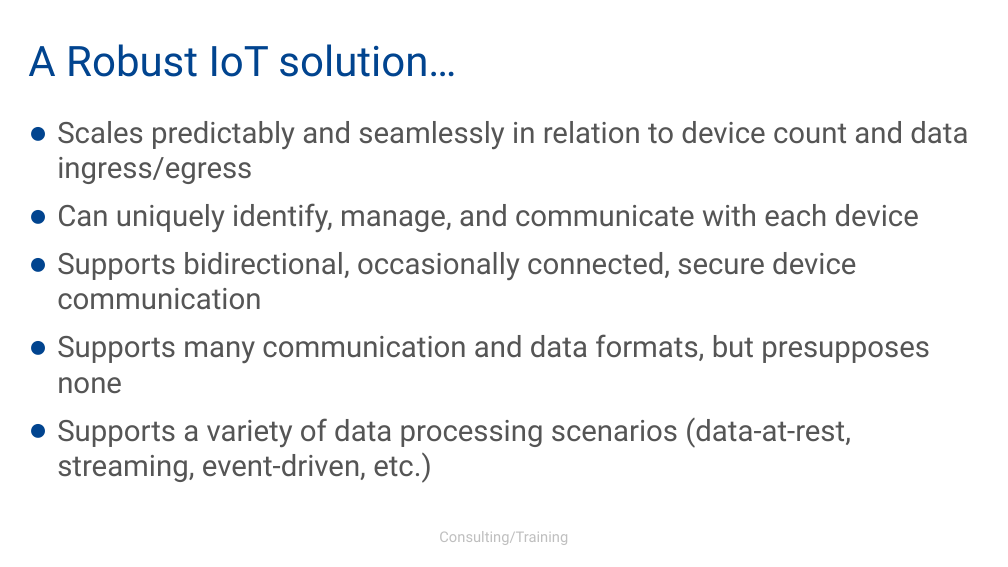
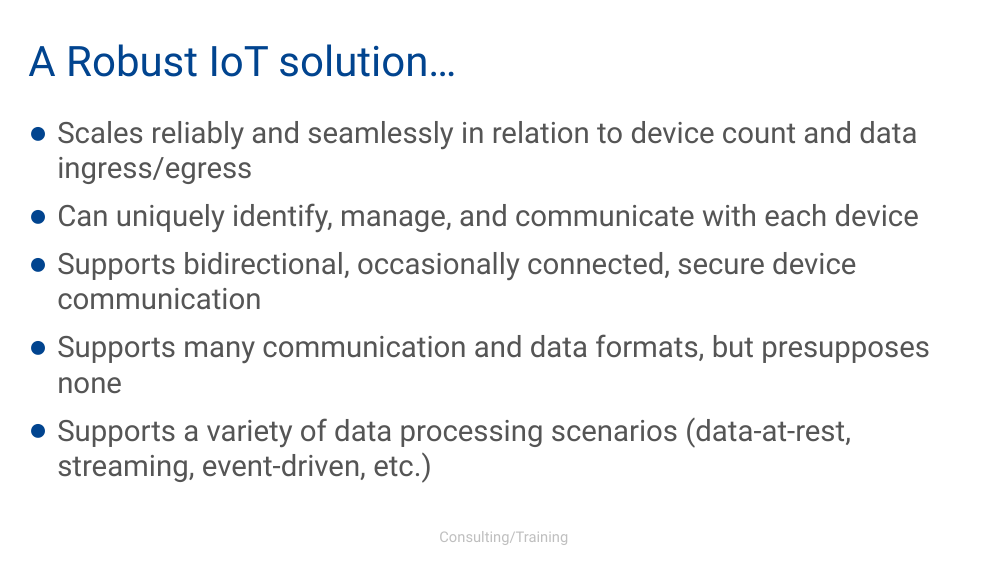
Before and after one commit to arrebagrove/iot-webinar, a slide deck: slide 4 of introduction to azure iot.pptx. Drawn at 1008x567 pixels with LibreOffice and Linux fonts; fonts in the diff are those of the drawing; background and template pictures are left out. Boxes give left, top, right and bottom in pixels: in the first picture for what was removed or moved away, otherwise in the second. Text is boxed around its words. In the diff, an @@ line names an element or a change of style, - is before the commit and + after.

Commit message:
updates

```diff
--- a/introduction to azure iot.pptx
+++ b/introduction to azure iot.pptx
@@ text at <box>57,121,917,184</box>: text changed @@
-● Scales predictably and seamlessly in relation to device count and data ingress/egress
+● Scales reliably and seamlessly in relation to device count and data ingress/egress
```
Also in this commit, not shown: 1 other slide changed.
